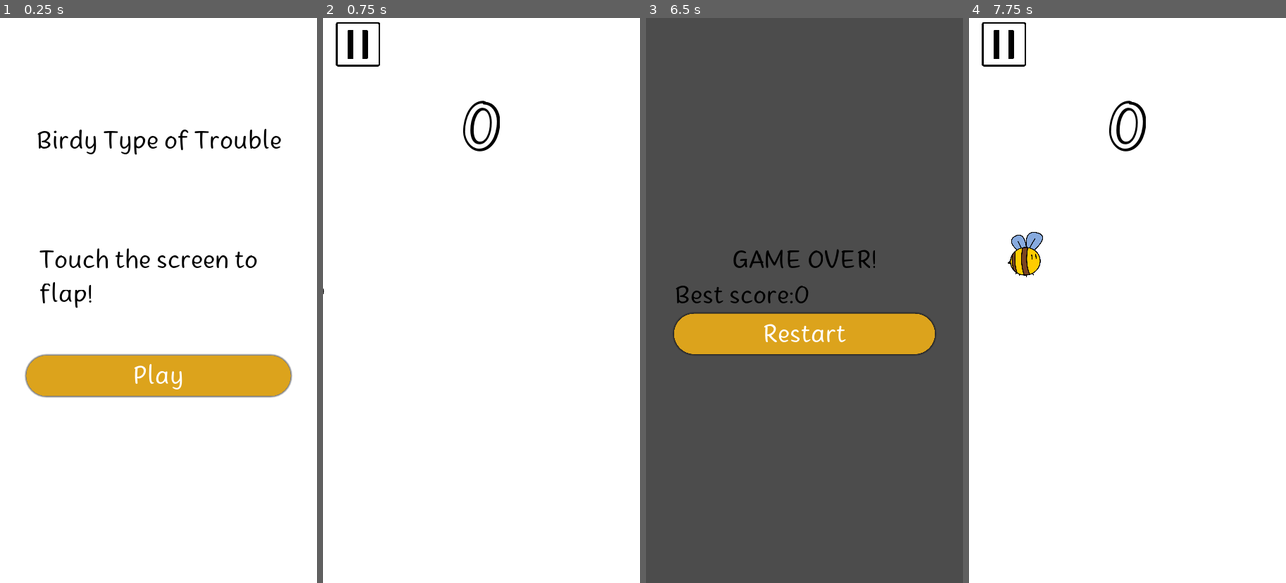
Above: before the commit, frames 1-4 (left to right).
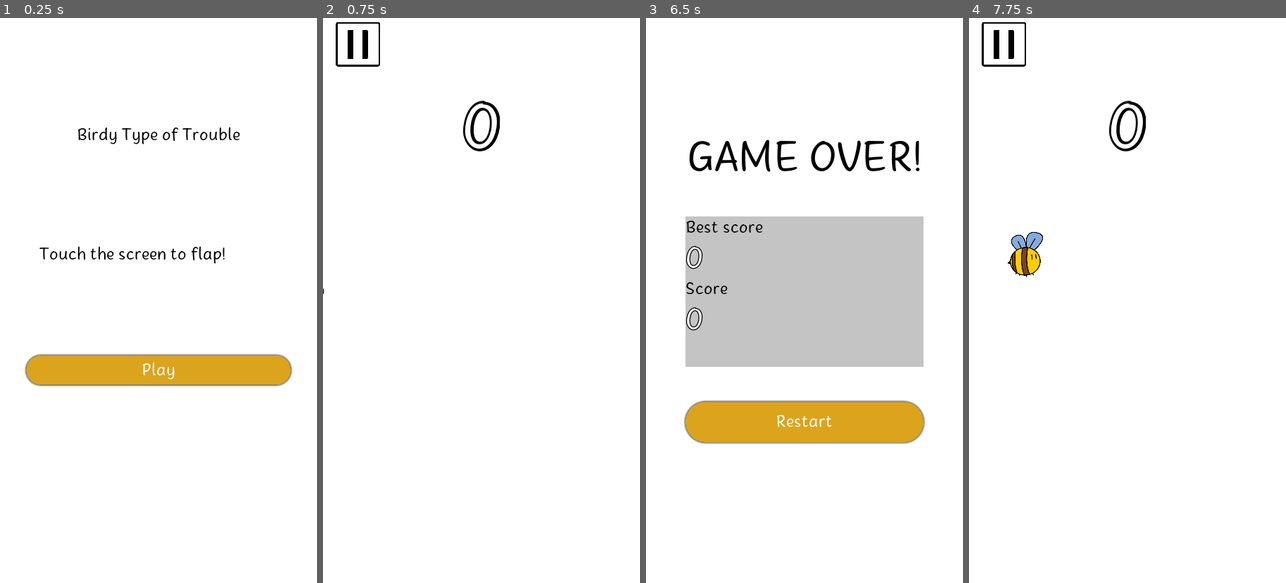
Above: after the commit, the same moments.

Repository: mshayden1998/Birdy-Type-of-Trouble
Game: Godot game, scene res://interface/MainMenu.tscn
Two runs of this game, one before a commit and one after it. Both use one fixed random seed, a clock stepped at 60 frames per second and the inputs below.
Inputs (mouse positions are in pixels of both pictures, inside the frame that each line leads up to):
- Up to frame 1 (0.25 s): no input
- Up to frame 2 (0.75 s): click "Play" at 0.5 s
- Up to frame 3 (6.5 s): click (680, 46) at 1.25 s; move the mouse to (874, 272) at 2.02 s; hold W (player_up) 2.03-2.78 s; click (874, 272) at 2.17 s; move the mouse to (741, 328) at 2.77 s; move the mouse to (836, 176) at 3.52 s; hold W (player_up) 3.53-5.03 s; tap Enter at 4.25, 5.75 s; move the mouse to (788, 413) at 4.27 s; click (788, 413) at 4.42 s; tap Space at 5 s; move the mouse to (899, 385) at 5.02 s; move the mouse to (709, 215) at 5.77 s
- Up to frame 4 (7.75 s): click "Restart" at 6.5 s; move the mouse to (1143, 300) at 7.27 s; click (1143, 300) at 7.42 s

The runs differ from the first frame. In frame 1, 4.5% of the frame differs, in the area x 7-93%, y 19-68%; in frame 2, nothing differs; in frame 3, 100%, in the area x 0-100%, y 0-100%; in frame 4, nothing differs.

Commit message:
interface update
gameover screen and theme update

Diff:
--- a/Main.gd
+++ b/Main.gd
@@ -43,19 +43,23 @@
 
 
 func _on_Player_hit():
+	var player = $Player
 	$PipeSpawnner.stop()
-	$Player.set_physics_process(false)
+	player.set_physics_process(false)
 	var current_pipes = $PipeSpawnner.get_children()
 	for p in current_pipes:
 		p.set_process(false)
 	yield(get_tree().create_timer(3), "timeout")
-	set_best_score($Player.current_score)
+	set_best_score(player.current_score)
 	if get_tree().change_scene("res://interface/GameOverScreen.tscn") != OK:
 		print("An unexpected error occured when trying to load GameOverScreen scene")
 
 
-func set_best_score(best_score : int):
+func set_best_score(current_score : int):
 	var save_file = File.new()
-	save_file.open("user://save_game.dat", File.WRITE)
-	save_file.store_string(str(best_score))
+	var best_score = save_file.open("user://save_game.dat", File.READ)
+	if best_score < current_score:
+		save_file.open("user://save_game.dat", File.WRITE)
+		best_score = current_score
+		save_file.store_string(str(best_score))
 	save_file.close()
--- a/interface/GameOverScreen.gd
+++ b/interface/GameOverScreen.gd
@@ -4,19 +4,13 @@
 
 
 func _ready():
-	var best_score = load_best_score()
+	var best_score = 0
+	var score = 0
 	# Set label text with best score
-	lab_score_info.set_text(tr("LAB_BEST_SCORE") + str(best_score))
+	$Panel/VBoxContainer/BestScore.set_text(str(best_score))
+	$Panel/VBoxContainer/Score.set_text(str(score))
 
 
 func _on_Restart_pressed():
 	if get_tree().change_scene("res://Main.tscn") != OK:
 		print("An unexpected error occured when trying to load Main scene")
-
-
-func load_best_score():
-	var save_file = File.new()
-	save_file.open("user://save_game.dat", File.READ)
-	var best_score = save_file.get_as_text()
-	save_file.close()
-	return best_score
--- a/interface/GameOverScreen.tscn
+++ b/interface/GameOverScreen.tscn
@@ -1,7 +1,13 @@
-[gd_scene load_steps=3 format=2]
+[gd_scene load_steps=6 format=2]
 
 [ext_resource path="res://interface/theme.tres" type="Theme" id=1]
 [ext_resource path="res://interface/GameOverScreen.gd" type="Script" id=2]
+[ext_resource path="res://interface/NotesSans-Free.otf" type="DynamicFontData" id=3]
+[ext_resource path="res://interface/SubText.tres" type="DynamicFont" id=4]
+
+[sub_resource type="DynamicFont" id=1]
+size = 100
+font_data = ExtResource( 3 )
 
 [node name="GameOverScreen" type="Control"]
 anchor_right = 1.0
@@ -9,33 +15,70 @@
 theme = ExtResource( 1 )
 script = ExtResource( 2 )
 
-[node name="VBoxContainer" type="VBoxContainer" parent="."]
+[node name="Background" type="Panel" parent="."]
 anchor_right = 1.0
 anchor_bottom = 1.0
+
+[node name="GameOver" type="Label" parent="."]
 margin_left = 64.0
-margin_top = 512.0
-margin_right = -64.0
-
-[node name="GameOver" type="Label" parent="VBoxContainer"]
-margin_right = 592.0
-margin_bottom = 75.0
+margin_top = 256.0
+margin_right = 656.0
+margin_bottom = 376.0
+custom_fonts/font = SubResource( 1 )
 text = "Game over!"
 align = 1
 valign = 1
 autowrap = true
 uppercase = true
 
-[node name="ScoreInfo" type="Label" parent="VBoxContainer"]
-margin_top = 79.0
-margin_right = 592.0
-margin_bottom = 154.0
-text = "<message in script>"
+[node name="Panel" type="ColorRect" parent="."]
+anchor_left = 0.5
+anchor_top = 0.5
+anchor_right = 0.5
+anchor_bottom = 0.5
+margin_left = -270.0
+margin_top = -190.0
+margin_right = 270.0
+margin_bottom = 150.0
+color = Color( 0.768627, 0.768627, 0.768627, 1 )
+
+[node name="VBoxContainer" type="VBoxContainer" parent="Panel"]
+anchor_right = 1.0
+anchor_bottom = 1.0
+
+[node name="BestScoreInfo" type="Label" parent="Panel/VBoxContainer"]
+margin_right = 540.0
+margin_bottom = 48.0
+text = "LAB_BEST_SCORE"
 autowrap = true
 
-[node name="Restart" type="Button" parent="VBoxContainer"]
-margin_top = 158.0
-margin_right = 592.0
-margin_bottom = 249.0
+[node name="BestScore" type="Label" parent="Panel/VBoxContainer"]
+margin_top = 52.0
+margin_right = 540.0
+margin_bottom = 136.0
+custom_colors/font_color = Color( 1, 1, 1, 1 )
+custom_fonts/font = ExtResource( 4 )
+text = "BestScore"
+
+[node name="ScoreInfo" type="Label" parent="Panel/VBoxContainer"]
+margin_top = 140.0
+margin_right = 540.0
+margin_bottom = 188.0
+text = "LAB_SCORE"
+
+[node name="Score" type="Label" parent="Panel/VBoxContainer"]
+margin_top = 192.0
+margin_right = 540.0
+margin_bottom = 276.0
+custom_colors/font_color = Color( 1, 1, 1, 1 )
+custom_fonts/font = ExtResource( 4 )
+text = "Score"
+
+[node name="Restart" type="Button" parent="."]
+margin_left = 90.0
+margin_top = 870.0
+margin_right = 630.0
+margin_bottom = 961.0
 text = "BTN_RESTART"
 
-[connection signal="pressed" from="VBoxContainer/Restart" to="." method="_on_Restart_pressed"]
+[connection signal="pressed" from="Restart" to="." method="_on_Restart_pressed"]
--- /dev/null
+++ b/interface/SubText.tres
@@ -0,0 +1,9 @@
+[gd_resource type="DynamicFont" load_steps=2 format=2]
+
+[ext_resource path="res://interface/NotesSans-Free.otf" type="DynamicFontData" id=1]
+
+[resource]
+size = 70
+outline_size = 2
+outline_color = Color( 0, 0, 0, 1 )
+font_data = ExtResource( 1 )
--- a/interface/text.csv
+++ b/interface/text.csv
@@ -2,5 +2,6 @@
 LAB_INSTRUCTIONS,"Touch the screen to flap!","Toque na tela para bater asas!"
 BTN_PLAY,"Play","Jogar"
 BTN_RESTART,"Restart","Recomeçar"
-LAB_BEST_SCORE,"Best score:","Melhor pontuação:"
+LAB_BEST_SCORE,"Best score","Melhor pontuação"
+LAB_SCORE,"Score","Pontuação"
 BTN_RESUME,"Resume","Continuar"
--- a/interface/theme.tres
+++ b/interface/theme.tres
@@ -43,7 +43,7 @@
 bg_color = Color( 1, 1, 1, 1 )
 
 [sub_resource type="DynamicFont" id=1]
-size = 62
+size = 40
 font_data = ExtResource( 1 )
 
 [resource]
